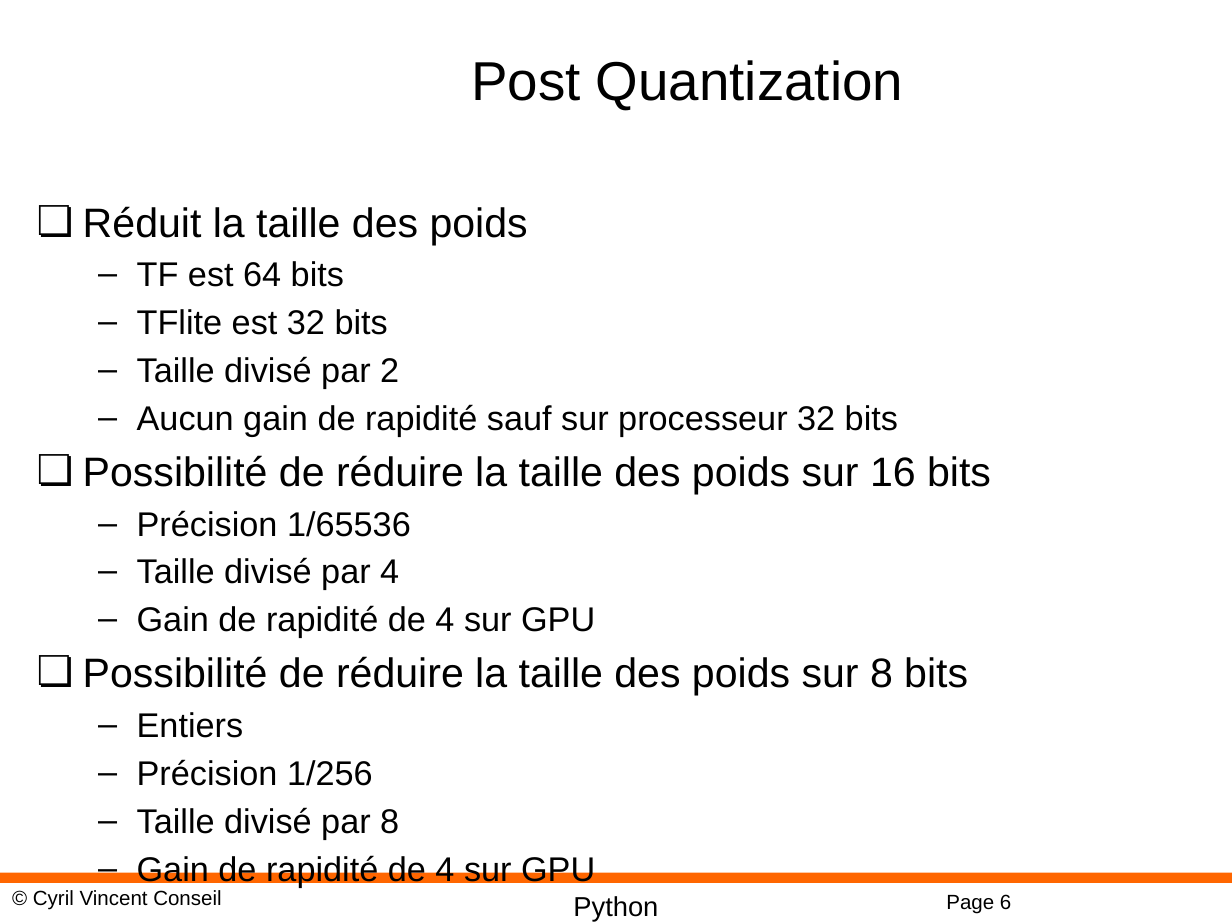
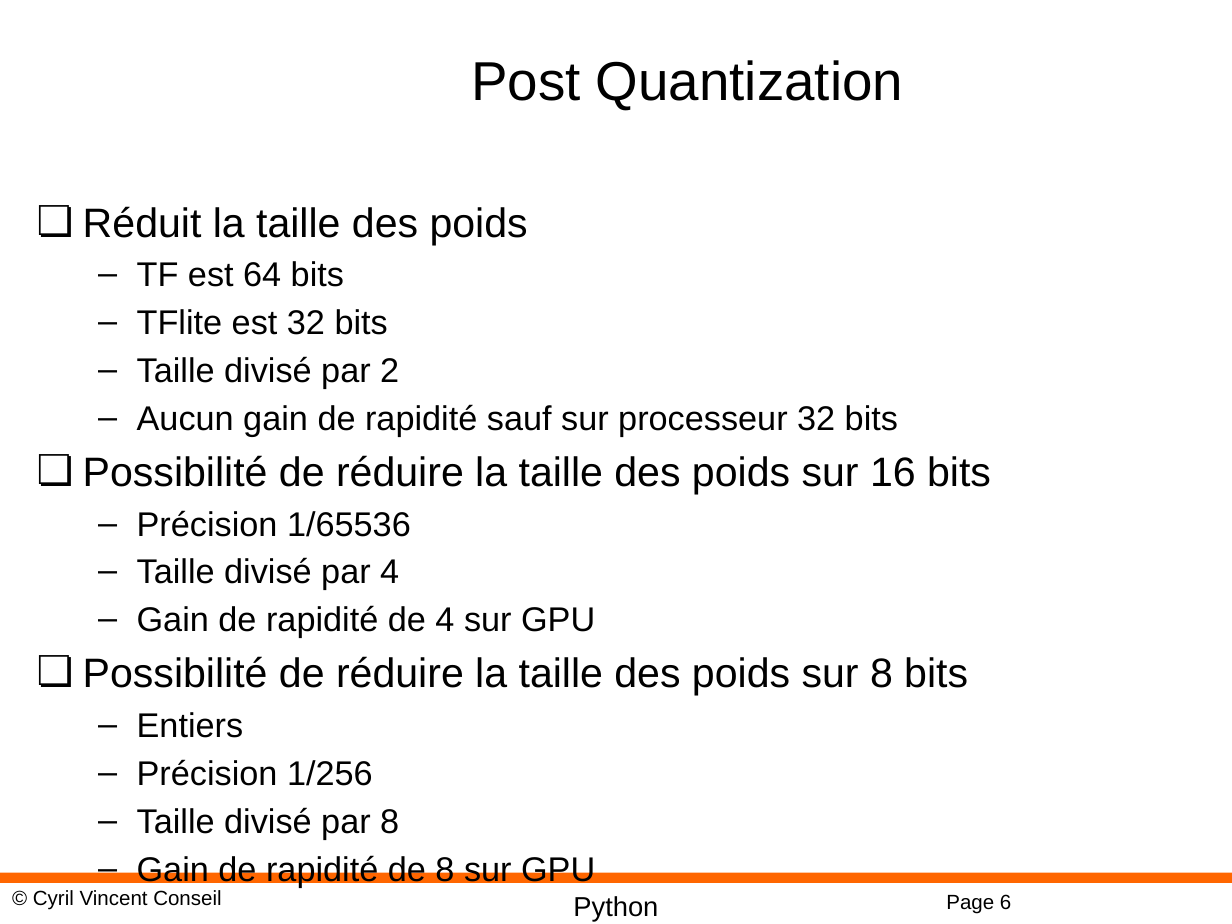
Before and after one commit to cyrilvincent/DL, a slide deck: slide 6 of PPT/DeepLearning16-Optimizations.pptx. Drawn at 1232x924 pixels with LibreOffice and Linux fonts; fonts in the diff are those of the drawing; background and template pictures are left out. Boxes give left, top, right and bottom in pixels: in the first picture for what was removed or moved away, otherwise in the second. Text is boxed around its words. In the diff, an @@ line names an element or a change of style, - is before the commit and + after.

```diff
--- a/PPT/DeepLearning16-Optimizations.pptx
+++ b/PPT/DeepLearning16-Optimizations.pptx
@@ text at (x1=137, y1=853, x2=595, y2=887): text changed @@
-  – Gain de rapidité de 4 sur GPU
+  – Gain de rapidité de 8 sur GPU
```
Also in this commit, not shown: 1 other slide changed, 11 other files.
